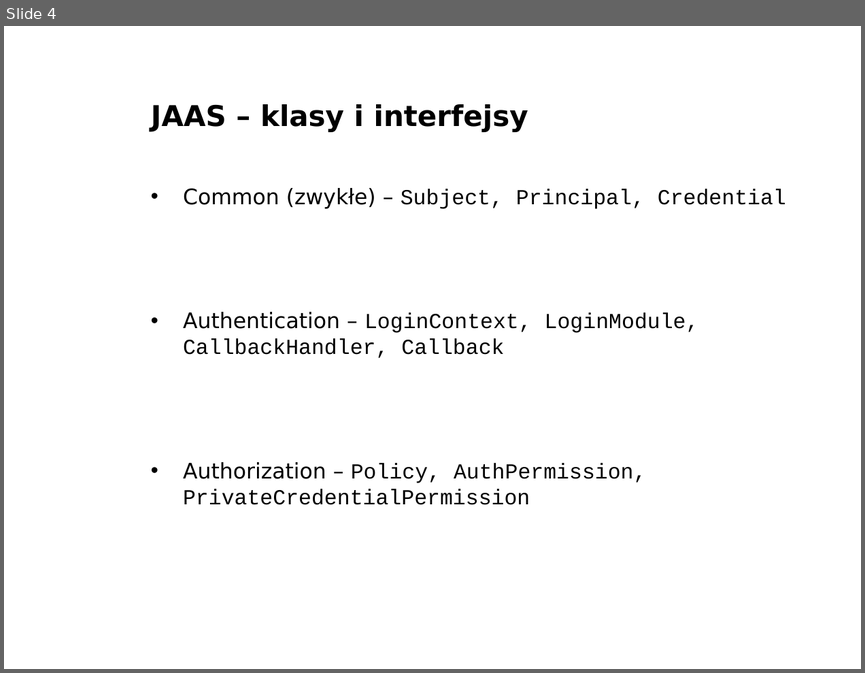
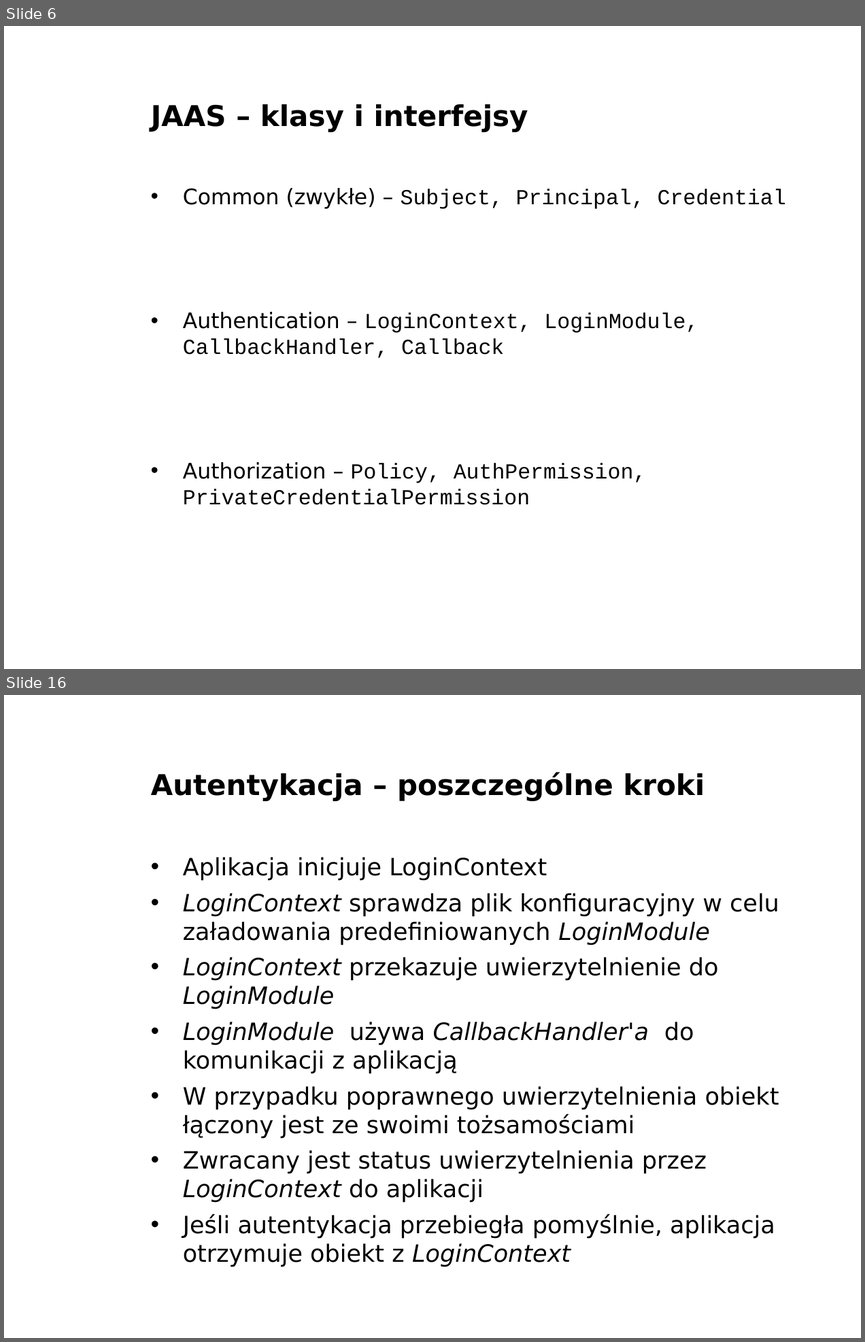
Before and after one commit to Sharku94/ZTI_JAAS, a slide deck: prezentacja/JAAS.ppt. Shown one above the other, each under a label of ours: slide 4 before the commit, slides 6 and 16 after it; the slides between them are not shown. The pictures are 865x673 and 865x1342 pixels, drawn with LibreOffice and Linux fonts; fonts in the diff are those of the drawing; background and template pictures are left out. Boxes give left, top, right and bottom in pixels: in the first picture for what was removed or moved away, otherwise in the second. Text is boxed around its words. In the diff, an @@ line names an element or a change of style, - is before the commit and + after.

```diff
--- a/prezentacja/JAAS.ppt
+++ b/prezentacja/JAAS.ppt
@@ slide 16 added at bbox=[4, 695, 861, 1338], background picture (left out) @@
@@ title added at bbox=[151, 772, 704, 801], 24 pt, text #000000, bold @@
+Autentykacja – poszczególne kroki
@@ text added at bbox=[183, 857, 779, 1267], 20 pt, text #000000 @@
+• Aplikacja inicjuje LoginContext
+• LoginContext sprawdza plik konfiguracyjny w celu załadowania predefiniowanych LoginModule
+• LoginContext przekazuje uwierzytelnienie do LoginModule
+• LoginModule używa CallbackHandler'a do komunikacji z aplikacją
+• W przypadku poprawnego uwierzytelnienia obiekt łączony jest ze swoimi tożsamościami
+• Zwracany jest status uwierzytelnienia przez LoginContext do aplikacji
+• Jeśli autentykacja przebiegła pomyślnie, aplikacja otrzymuje obiekt z LoginContext
@@ what was slide 4 is now slide 6 @@
```
Also in this commit, not shown: 3 other slides changed, 15 other slides added, 1 slide removed.
